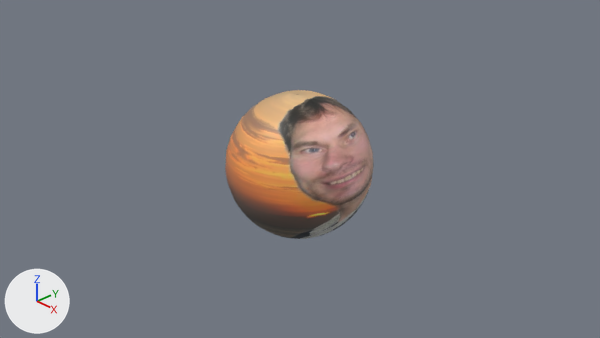
What one commit did to the Blender file 3d_model/texture_ball.blend.
Camera for both pictures: the file's camera 'Camera'. Every picture has the same lights, and +X, +Y and +Z are marked at lower left.
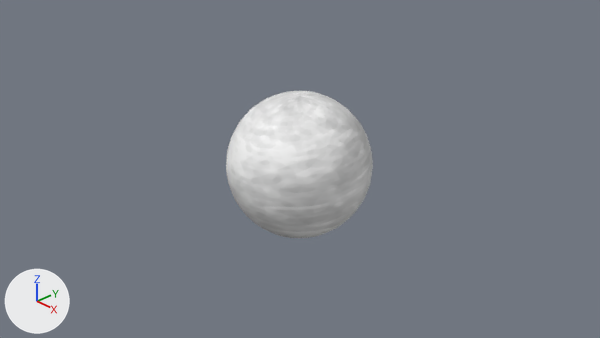
What differs and where, as boxes (x1, y1, x2, y2) in the pictures (600 x 338 px):
```json
{"object": "Sphere", "change": "recoloured", "before": [225, 90, 374, 239], "after": [225, 90, 374, 239], "on screen": "beige to white"}
```

Scene script edits in JSON lines:
```json
{"op": "add", "block": "img_marble_white_vh_png", "code": ["img_marble_white_vh_png = load_image('Marble White_VH.PNG', 'Marble White_VH.PNG', 400, 400, 'sRGB')"]}
{"op": "add", "block": "mat_marble", "code": ["mat_marble = principled_material('marble')", "mat_marble.texture = img_marble_white_vh_png"]}
{"block": "me_sphere", "where": "me_sphere.from_pydata(...)  # 482 vertices, 512 faces; spans x -1.0..1.0, y -1.0..1.0, z -1.0..1.0"}
{"op": "remove", "block": "me_sphere", "code": "me_sphere.materials.append(mat_kari)  # picture img_kari_jpg"}
{"op": "add", "block": "me_sphere", "code": "me_sphere.materials.append(mat_marble)  # picture img_marble_white_vh_png"}
```
